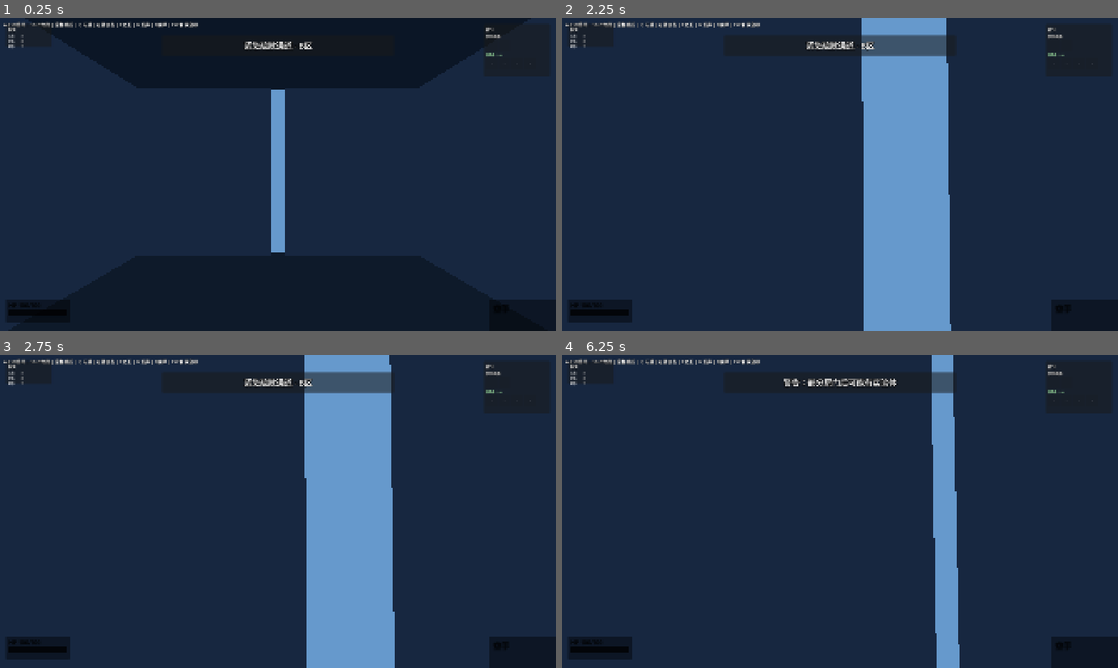
Above: before the commit, frames 1-4 (two rows, left to right).
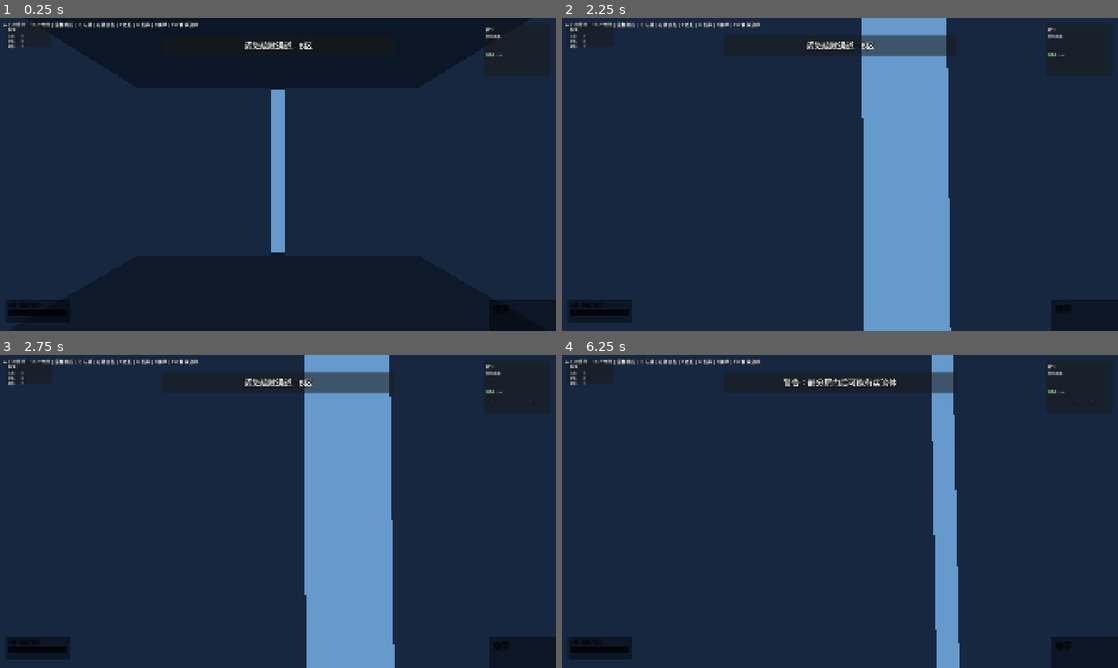
Above: after the commit, the same moments.

Repository: Potatopill98/let-s_go
Game: Godot game, scene res://scenes/level2_corridor.tscn
The game is run twice, just before and just after one commit, with the same random seed, the same clock (stepped at 60 frames per second) and the same inputs. This scene is started directly instead of the project's main scene.
Inputs (mouse positions are in pixels of both pictures, inside the frame that each line leads up to):
- Up to frame 1 (0.25 s): no input
- Up to frame 2 (2.25 s): tap Enter at 0.5 s; move the mouse to (834, 180) at 0.52 s; hold E (interact) 0.53-1.28 s; hold W (move_forward) from 0.53 s (still down); click (834, 180) at 0.67 s; tap Space at 0.77, 1.52, 2 s; move the mouse to (878, 177) at 1.27 s; tap Q at 1.35 s; move the mouse to (795, 171) at 2.02 s; tap G at 2.1 s
- Up to frame 3 (2.75 s): keep holding W (move_forward)
- Up to frame 4 (6.25 s): tap Enter at 2.75, 4.25 s; move the mouse to (845, 511) at 2.77 s; release W (move_forward) at 2.78 s; hold A (move_left) 2.78-3.53 s; tap 1 at 2.85 s; click (845, 511) at 2.92 s; tap Space at 3.02, 3.5, 3.77, 4.52, 5, 6.02 s; move the mouse to (817, 505) at 3.52 s; hold W (move_forward) 3.53-5.78 s; tap 2 at 3.6 s; move the mouse to (867, 511) at 4.27 s; tap 3 at 4.35 s; move the mouse to (812, 511) at 5.02 s; tap 4 at 5.1 s; click (812, 511) at 5.17 s; move the mouse to (851, 505) at 5.77 s; hold D (move_right) from 5.78 s (still down); tap F at 5.85 s

Frame 1 is identical in both runs. In frame 2, less than 0.1% of the frame differs, in the area x 53-70%, y 14-99%; in frame 3, 0.2%, in the area x 54-71%, y 3-93%; in frame 4, less than 0.1%.

Commit message:
fix: 第二关v6 - 地板/天花板加宽覆盖全区域(修复走出房间掉虚空)；所有门都建小房间(锁死门和有怪门外观完全一致，玩家区分不了)；门滑动方向统一往右侧收进墙里

Diff:
--- a/scenes/level2_corridor.gd
+++ b/scenes/level2_corridor.gd
@@ -41,9 +41,9 @@
 func _build_structure() -> void:
 	var half_w: float = CORRIDOR_WIDTH / 2
 	# 地板（只有通道宽度）
-	_make_floor(Vector3(0, -0.1, CORRIDOR_LENGTH / 2), Vector3(CORRIDOR_WIDTH, 0.2, CORRIDOR_LENGTH))
+	_make_floor(Vector3(0, -0.1, CORRIDOR_LENGTH / 2), Vector3(CORRIDOR_WIDTH + ROOM_SIZE * 2 + 4.0, 0.2, CORRIDOR_LENGTH))
 	# 天花板（只有通道宽度）
-	_make_ceiling(Vector3(0, CORRIDOR_HEIGHT + 0.1, CORRIDOR_LENGTH / 2), Vector3(CORRIDOR_WIDTH, 0.2, CORRIDOR_LENGTH))
+	_make_ceiling(Vector3(0, CORRIDOR_HEIGHT + 0.1, CORRIDOR_LENGTH / 2), Vector3(CORRIDOR_WIDTH + ROOM_SIZE * 2 + 4.0, 0.2, CORRIDOR_LENGTH))
 	# 尽头墙
 	_make_wall(Vector3(0, CORRIDOR_HEIGHT / 2, CORRIDOR_LENGTH), Vector3(CORRIDOR_WIDTH, CORRIDOR_HEIGHT, 0.3))
 	# 入口两侧墙（留中间通道口）
@@ -145,8 +145,8 @@
 	var is_locked: bool = not is_exit and (index % 3 == 0)
 	var has_monster: bool = not is_exit and not is_locked and (index % 5 != 2)
 	var has_health: bool = not is_exit and not is_locked and (index % 5 == 2)
-	if has_monster:
-		_build_small_room(z_pos, is_left, half_w)
+	# 所有门都建小房间，外观一致
+	_build_small_room(z_pos, is_left, half_w)
 	# 门的根节点
 	var door: StaticBody3D = StaticBody3D.new()
 	door.name = "Door_%d" % index
@@ -336,12 +336,9 @@
 	var hinge: Node = area.get_meta("hinge")
 	var door: Node = area.get_meta("door_node")
 	# 开门动画：门板向一侧滑动收进墙里
-	var slide_dir: float = 1.0
-	var door_is_left: bool = area.get_meta("room_is_left")
-	if door_is_left:
-		slide_dir = -1.0
+	# 门统一往右侧滑动收进墙里
 	var tw: Tween = create_tween()
-	tw.tween_property(hinge, "position:z", slide_dir * (DOOR_WIDTH + 0.3), 0.8)
+	tw.tween_property(hinge, "position:z", DOOR_WIDTH + 0.3, 0.8)
 	tw.set_trans(Tween.TRANS_QUAD)
 	tw.set_ease(Tween.EASE_IN_OUT)
 	# 出口门
